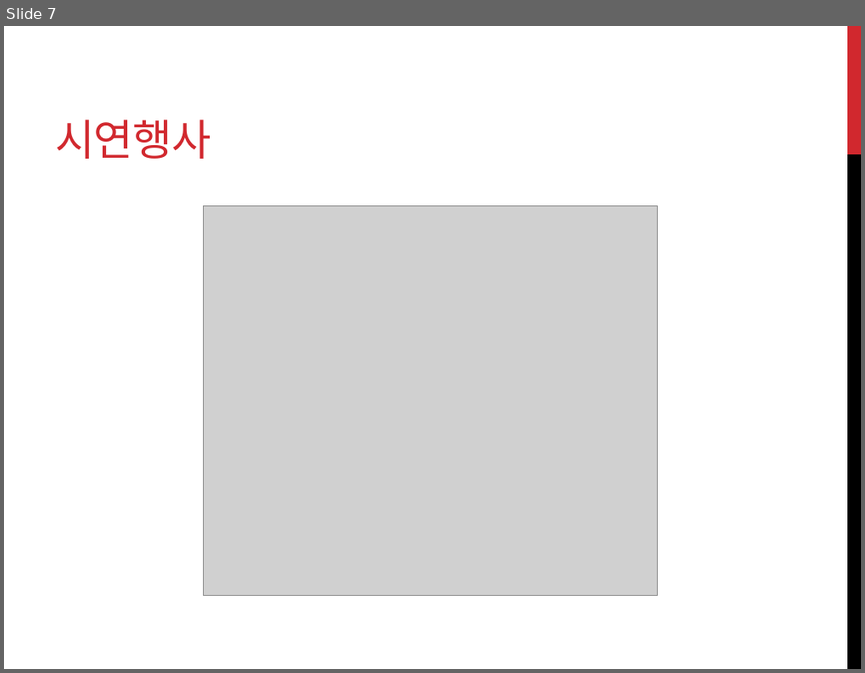
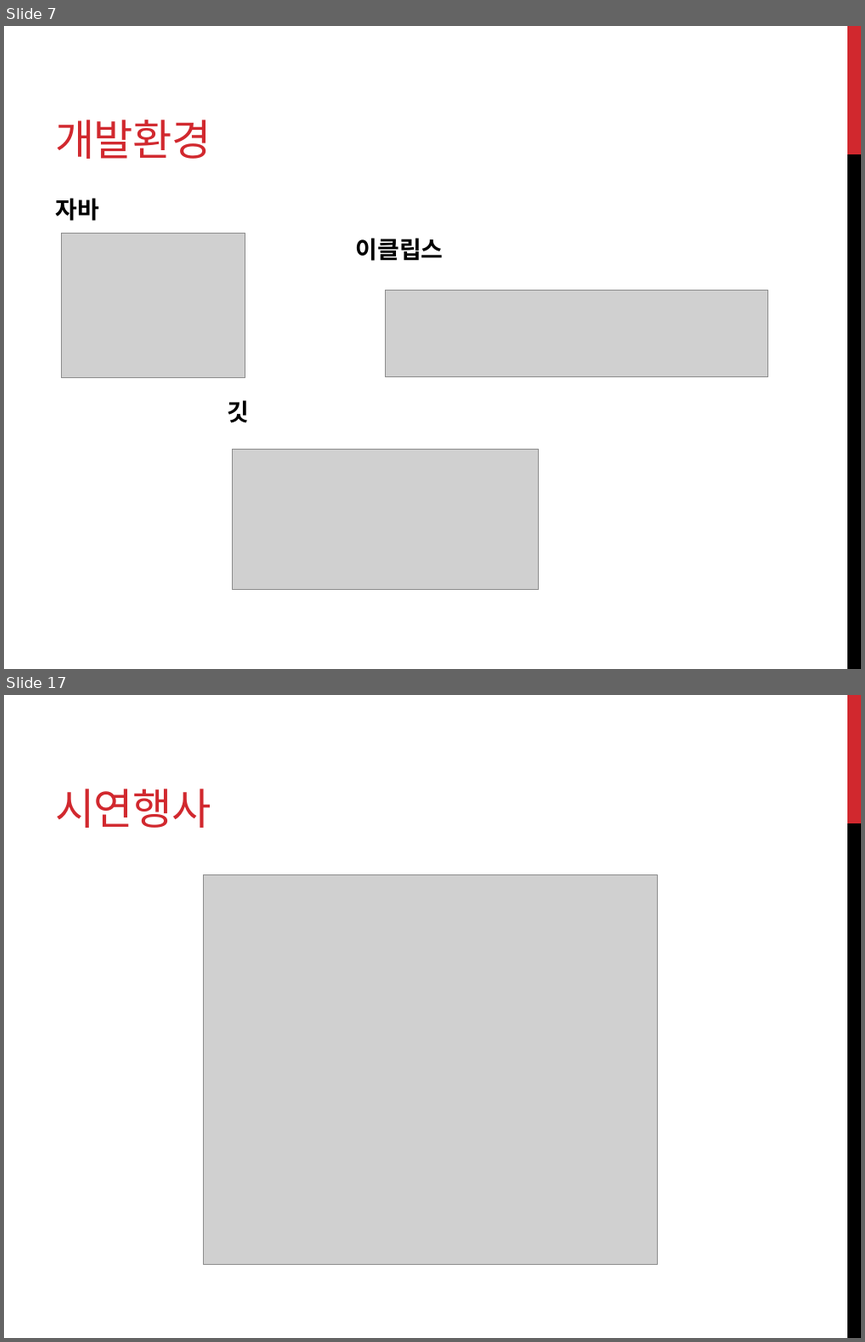
Before and after one commit to jinlee10/javaminiproj, a slide deck: Java_mini_proj_home/java_proj_PPT.pptx. Shown one above the other, each under a label of ours: slide 7 before the commit, slides 7 and 17 after it; the slides between them are not shown. The pictures are 865x673 and 865x1342 pixels, drawn with LibreOffice and Linux fonts; fonts in the diff are those of the drawing; grey boxes stand for pictures. Boxes give left, top, right and bottom in pixels: in the first picture for what was removed or moved away, otherwise in the second. Text is boxed around its words. In the diff, an @@ line names an element or a change of style, - is before the commit and + after.

```diff
--- a/Java_mini_proj_home/java_proj_PPT.pptx
+++ b/Java_mini_proj_home/java_proj_PPT.pptx
@@ slide 7 added at [4, 26, 861, 669], background #FFFFFF; not listed: 2 template elements that a slide beside it also shows @@
@@ title added at [55, 120, 211, 159], 36 pt, text #D1282E @@
+개발환경
@@ text added at [55, 198, 443, 423], 20 pt, text #000000, bold @@
+자바
+이클립스
+깃
@@ picture added at [62, 233, 245, 377] @@
@@ picture added at [386, 290, 768, 377] @@
@@ picture added at [232, 448, 539, 589] @@
@@ what was slide 7 is now slide 17 @@
```
Also in this commit, not shown: 1 slide changed, 9 other slides added.
